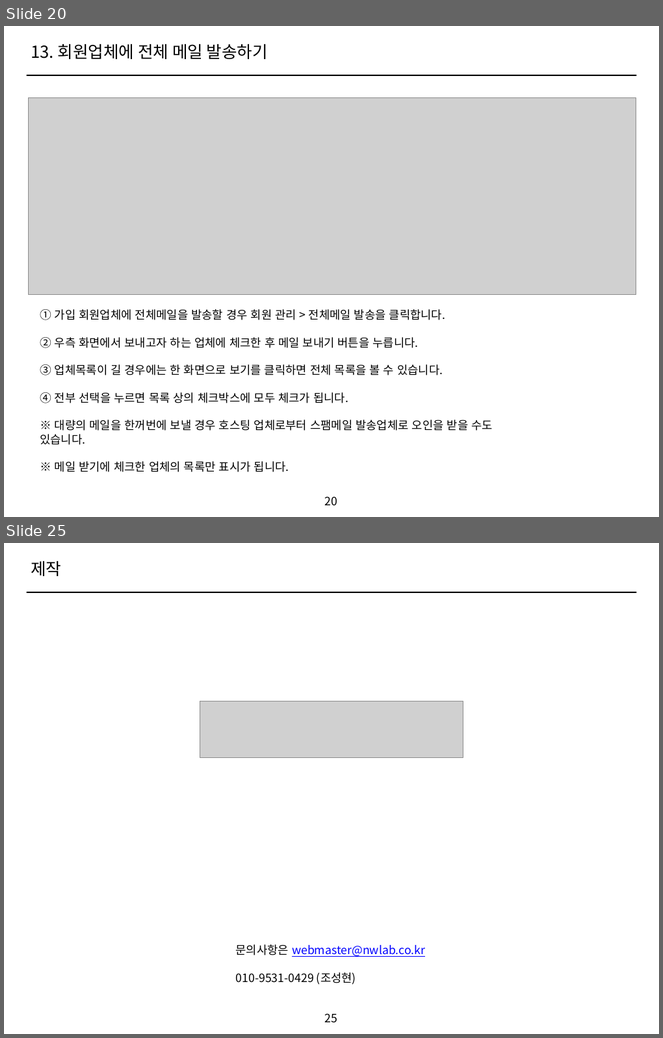
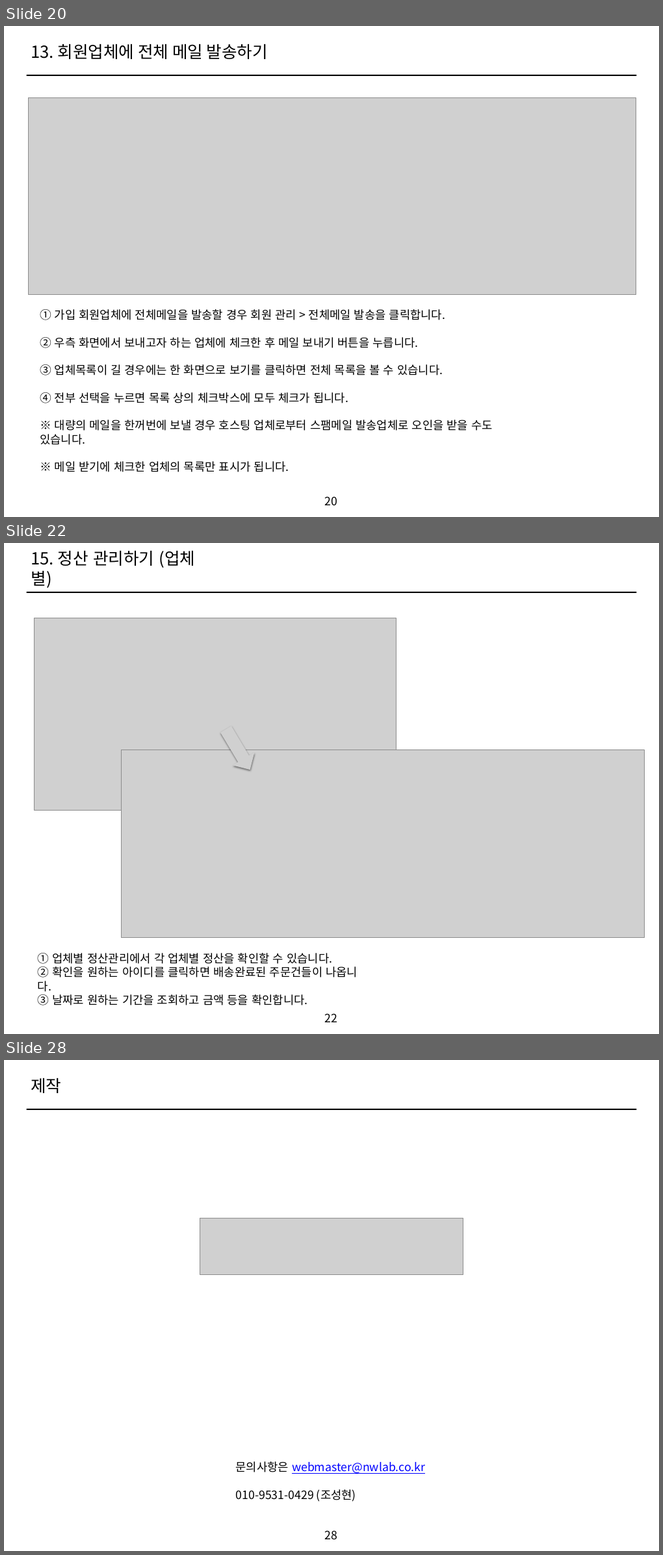
Before and after one commit to ethanjoh/SOHO-market, a slide deck: manual.pptx. Shown one above the other, each under a label of ours: slides 20 and 25 before the commit, slides 20, 22 and 28 after it; the slides between them are not shown. The pictures are 663x1038 and 663x1555 pixels, drawn with LibreOffice and Linux fonts; fonts in the diff are those of the drawing; grey boxes stand for pictures. Boxes give left, top, right and bottom in pixels: in the first picture for what was removed or moved away, otherwise in the second. Text is boxed around its words. In the diff, an @@ line names an element or a change of style, - is before the commit and + after.

```diff
--- a/manual.pptx
+++ b/manual.pptx
@@ slide 22 added at box(4, 543, 659, 1034), background #FFFFFF @@
@@ text added at box(31, 551, 196, 588), 26 pt, text #000000 @@
+15. 정산 관리하기 (업체별)
@@ line added from (27, 592) to (636, 592), #000000 2 pt @@
@@ picture added at box(34, 618, 396, 810) @@
@@ picture added at box(215, 723, 261, 776) @@
@@ picture added at box(121, 750, 644, 938) @@
@@ text added at box(38, 953, 358, 1006), 18 pt, text #000000 @@
+① 업체별 정산관리에서 각 업체별 정산을 확인할 수 있습니다.
+② 확인을 원하는 아이디를 클릭하면 배송완료된 주문건들이 나옵니다.
+③ 날짜로 원하는 기간을 조회하고 금액 등을 확인합니다.
@@ page number added at box(325, 1014, 338, 1023), 18 pt, text #000000 @@
+22
@@ what was slide 25 is now slide 28 @@
@@ page number at box(325, 1531, 338, 1540): text changed @@
-25
+28
```
Also in this commit, not shown: 6 slides changed, 2 other slides added, 1 other file.
